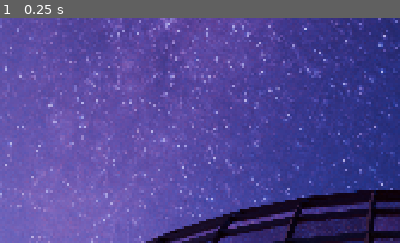
Above: before the commit, frame 1.
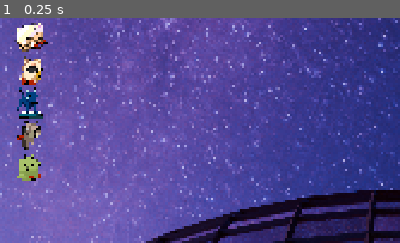
Above: after the commit, the same moment.

Repository: adevcat/hackmidwest26
Game: Godot game, scene res://scenes/DiscoStage.tscn
The game is run twice, just before and just after one commit, with the same random seed, the same clock (stepped at 60 frames per second) and the same inputs. Sound files missing from this copy of the repository are replaced by a short silence.
Inputs:
- Up to frame 1 (0.25 s): no input
The pictures show only the part of the screen within x 0-50%, y 0-50%; the shares and areas given below are measured in that part.

The runs differ from the first frame. In frame 1, 2.7% of the frame differs, in the area x 3-12%, y 2-73%.

Commit message:
added marker assets and edited sequencer spacing

Diff:
--- a/scenes/DiscoStage.tscn
+++ b/scenes/DiscoStage.tscn
@@ -8,6 +8,11 @@
 [ext_resource type="PackedScene" uid="uid://dixbmbl6d2llo" path="res://scenes/player.tscn" id="6_4lpjh"]
 [ext_resource type="Script" uid="uid://dnbkegwajagv6" path="res://scripts/spawn_handler.gd" id="7_gpvui"]
 [ext_resource type="Script" uid="uid://brm6l7p1wepnq" path="res://scripts/sequencer.gd" id="7_lu2fx"]
+[ext_resource type="Texture2D" uid="uid://cw8dncy3saask" path="res://art/perc_measure.png" id="9_gpvui"]
+[ext_resource type="Texture2D" uid="uid://cm4yndrh8jiom" path="res://art/vox_measure.png" id="10_8ae57"]
+[ext_resource type="Texture2D" uid="uid://x4gqmlljnn8f" path="res://art/inst_measure.png" id="11_yte6j"]
+[ext_resource type="Texture2D" uid="uid://ds7nfsfqowjgo" path="res://art/sfx_measure.png" id="12_xerev"]
+[ext_resource type="Texture2D" uid="uid://8sxv36ffljmu" path="res://art/special_measure.png" id="13_0af8r"]
 
 [sub_resource type="SpriteFrames" id="SpriteFrames_pjdb7"]
 animations = [{
@@ -226,5 +231,32 @@
 [node name="CollisionShape2D" type="CollisionShape2D" parent="Sequencer/seq_block" unique_id=1576255578]
 shape = SubResource("RectangleShape2D_53tpj")
 
+[node name="SeqMarkers" type="Node" parent="." unique_id=510136397]
+
+[node name="perc_marker" type="Sprite2D" parent="SeqMarkers" unique_id=179282642]
+position = Vector2(75, 38)
+scale = Vector2(0.06277052, 0.062770545)
+texture = ExtResource("9_gpvui")
+
+[node name="vox_marker" type="Sprite2D" parent="SeqMarkers" unique_id=1194165432]
+position = Vector2(83, 125)
+scale = Vector2(0.05695347, 0.056953456)
+texture = ExtResource("10_8ae57")
+
+[node name="inst_marker" type="Sprite2D" parent="SeqMarkers" unique_id=1769560154]
+position = Vector2(84.00001, 209)
+scale = Vector2(0.049783535, 0.049783543)
+texture = ExtResource("11_yte6j")
+
+[node name="sfx_marker" type="Sprite2D" parent="SeqMarkers" unique_id=1729938824]
+position = Vector2(68, 284)
+scale = Vector2(0.040893555, 0.040893555)
+texture = ExtResource("12_xerev")
+
+[node name="special_marker" type="Sprite2D" parent="SeqMarkers" unique_id=1688836821]
+position = Vector2(57, 362)
+scale = Vector2(0.061241623, 0.06124162)
+texture = ExtResource("13_0af8r")
+
 [connection signal="new_beat" from="AudioManager" to="player" method="beat_update"]
 [connection signal="new_beat" from="AudioManager" to="SpawnManager" method="_on_new_count_beats"]
--- a/scripts/sequencer.gd
+++ b/scripts/sequencer.gd
@@ -50,7 +50,7 @@
 		AudioManager.Sound.SPECIAL:
 			z = 5
 			pass
-	var y = 40 + z * 80
+	var y =  z * 90 -40
 	block.set_global_position(Vector2(x,y))
 	var tex = load(sound_dict[sound])
 	block.get_child(0).texture = tex
Binary file added: art/inst_measure.png
Not shown, added: art/inst_measure.png.import
Binary file added: art/perc_measure.png
Not shown, added: art/perc_measure.png.import
Binary file added: art/special_measure.png
Not shown, added: art/special_measure.png.import
Binary file added: art/vox_measure.png
Not shown, added: art/vox_measure.png.import
